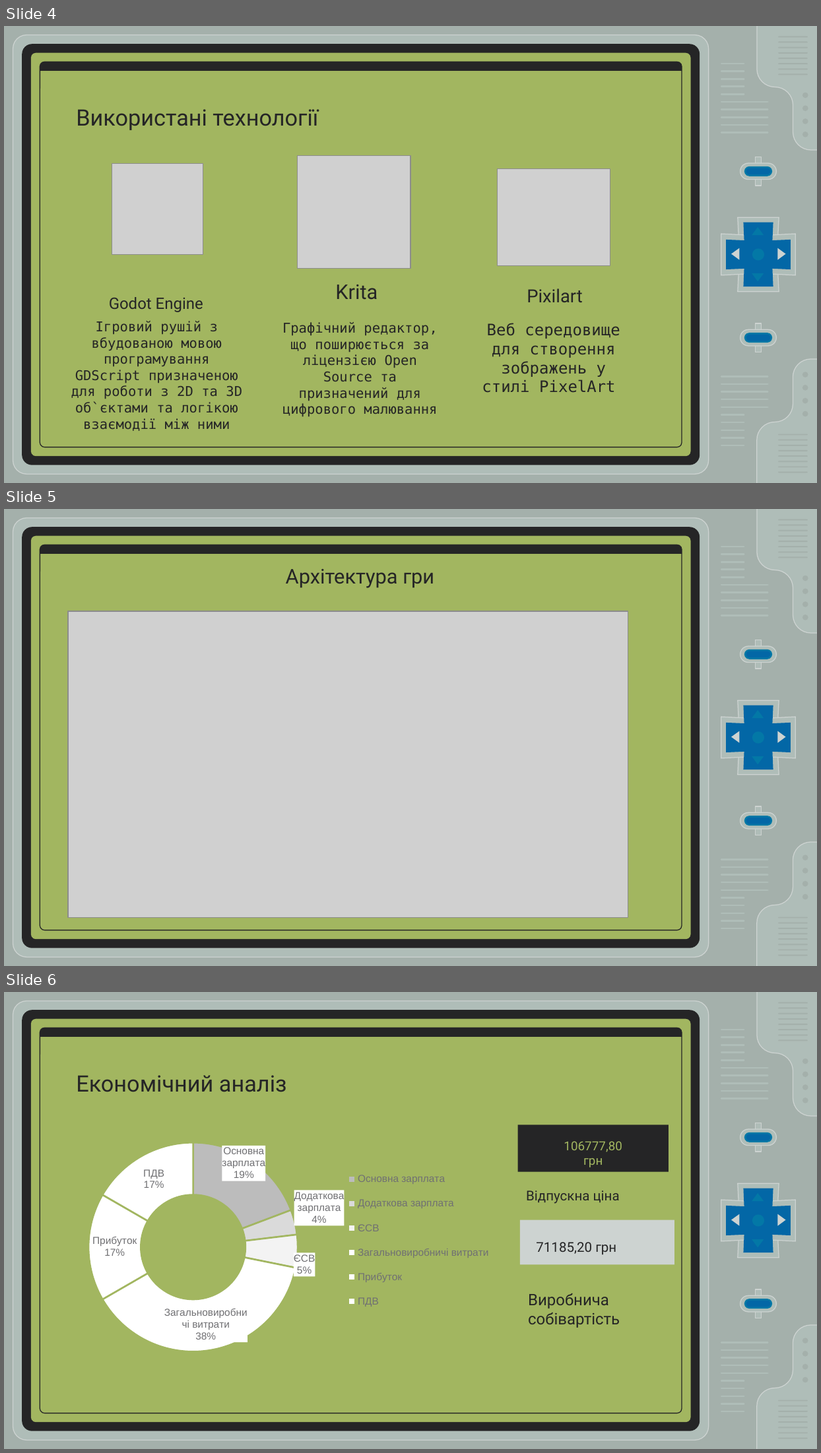
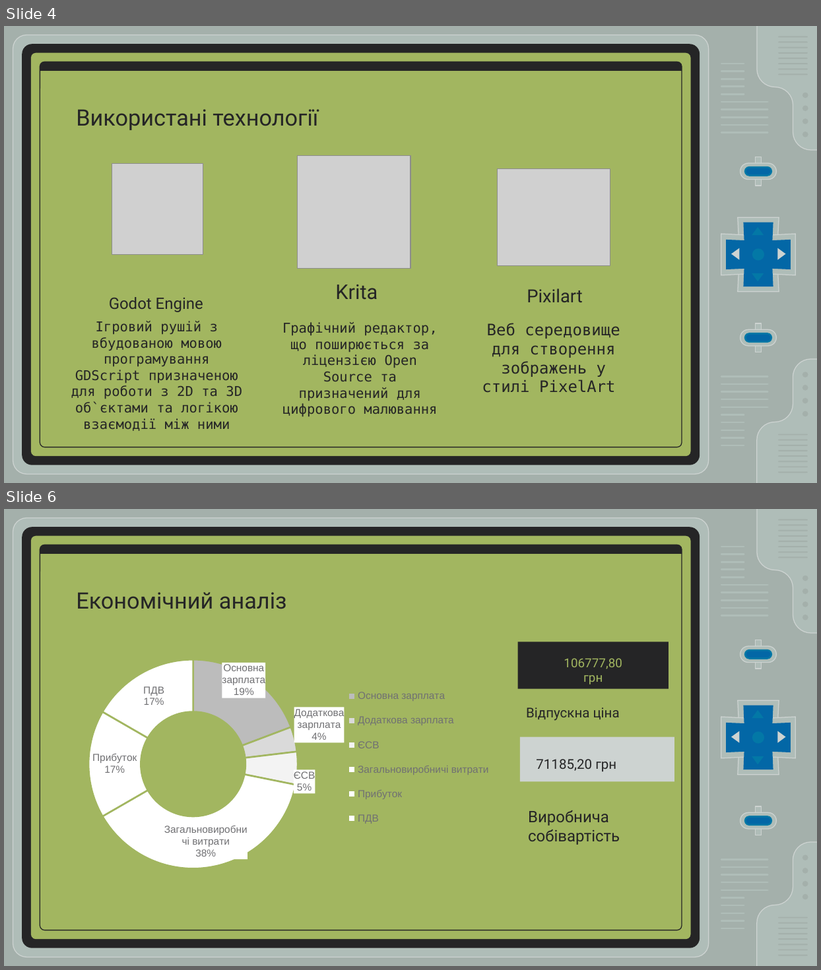
Before and after one commit to hucketa/Diplome, a slide deck: Docs/Диплом.pptx. Shown one above the other, each under a label of ours: slides 4, 5 and 6 before the commit, slides 4 and 6 after it; the slides between them are not shown. The pictures are 821x1453 and 821x970 pixels, drawn with LibreOffice and Linux fonts; fonts in the diff are those of the drawing; grey boxes stand for pictures. Boxes give left, top, right and bottom in pixels: in the first picture for what was removed or moved away, otherwise in the second. Text is boxed around its words. In the diff, an @@ line names an element or a change of style, - is before the commit and + after.

```diff
--- a/Docs/Диплом.pptx
+++ b/Docs/Диплом.pptx
@@ slide 5 removed at [4,509,817,966], background #A4B0AB; not listed: 51 template elements that a slide beside it also shows @@
@@ title removed at [286,569,434,588] @@
-Архітектура гри
@@ picture removed at [68,611,628,918] @@
@@ group removed at [741,640,776,668]: 3 rounded rectangles, 1 rectangle @@
@@ group removed at [721,701,795,775]: 9 freeform shapes @@
@@ group removed at [741,807,776,835]: 3 rounded rectangles, 1 rectangle @@
```
Also in this commit, not shown: 2 slides added.
